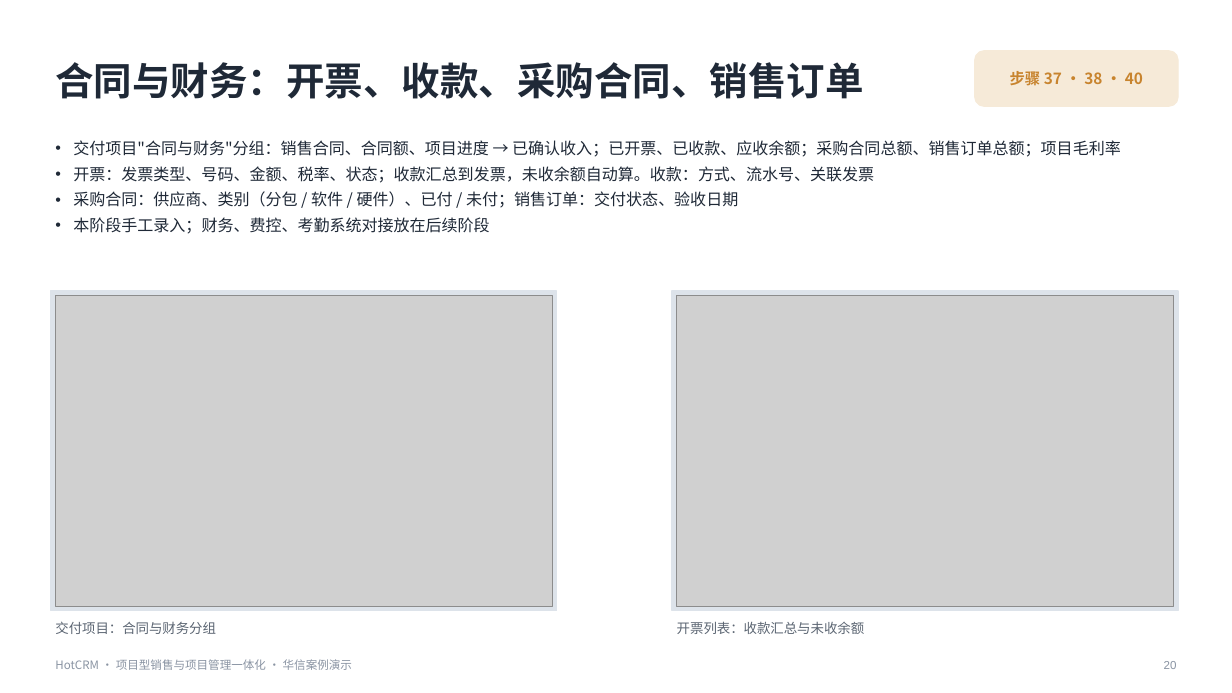
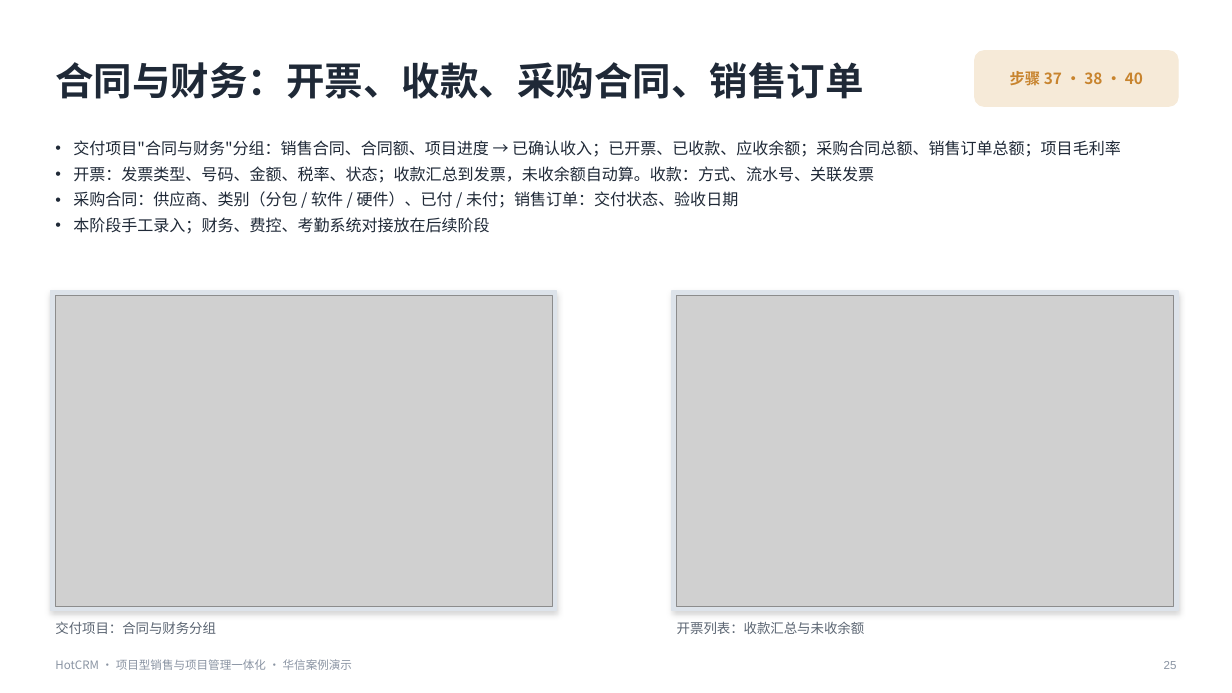
Before and after one commit to sunhaolin/hotcrm, a slide deck: slide 25 of docs/demo/psa-presales/客户汇报-华信案例.pptx (slide 20 before the commit). Drawn at 1232x693 pixels with LibreOffice and Linux fonts; fonts in the diff are those of the drawing; grey boxes stand for pictures. Boxes give left, top, right and bottom in pixels: in the first picture for what was removed or moved away, otherwise in the second. Text is boxed around its words. In the diff, an @@ line names an element or a change of style, - is before the commit and + after.

```diff
--- a/docs/demo/psa-presales/客户汇报-华信案例.pptx
+++ b/docs/demo/psa-presales/客户汇报-华信案例.pptx
@@ rectangle at (51,291,557,611): shadow on @@
@@ rectangle at (672,291,1178,611): shadow on @@
@@ text at (1164,661,1177,669): text changed @@
-20
+25
```
Also in this commit, not shown: 20 other slides changed, 7 slides added, 1 other file.
